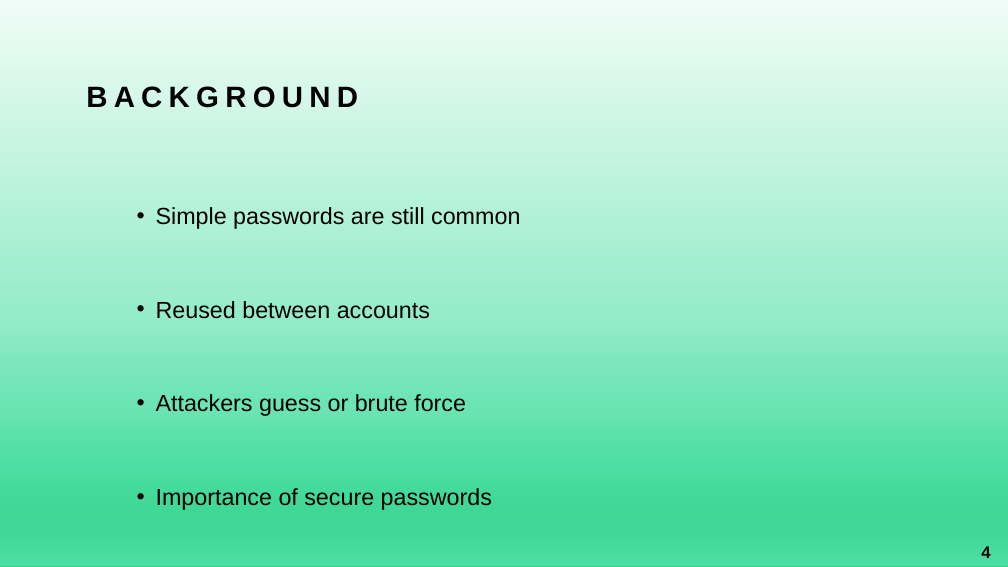
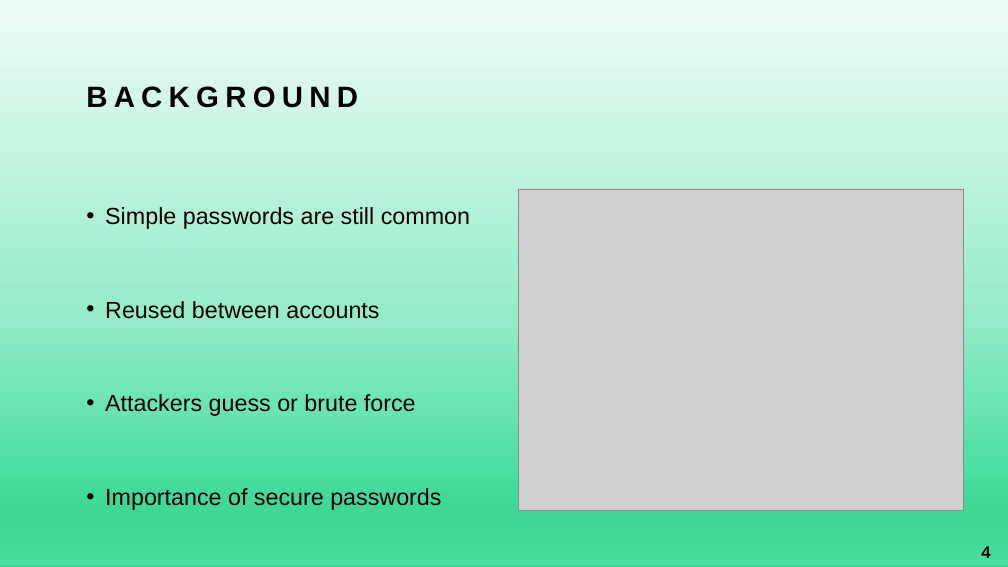
Before and after one commit to logon02/CSU-Senior-Project, a slide deck: slide 4 of docs/DefensePresentation.pptx. Drawn at 1008x567 pixels with LibreOffice and Linux fonts; fonts in the diff are those of the drawing; grey boxes stand for pictures. Boxes give left, top, right and bottom in pixels: in the first picture for what was removed or moved away, otherwise in the second. Text is boxed around its words. In the diff, an @@ line names an element or a change of style, - is before the commit and + after.

```diff
--- a/docs/DefensePresentation.pptx
+++ b/docs/DefensePresentation.pptx
@@ text "Simple passwords are still common": place and size @@
-text "Simple passwords are still common" at (156, 207, 520, 510)
+text "Simple passwords are still common" at (105, 207, 470, 510)
@@ picture added at (519, 189, 964, 511) @@
```
Also in this commit, not shown: 5 other slides changed.
